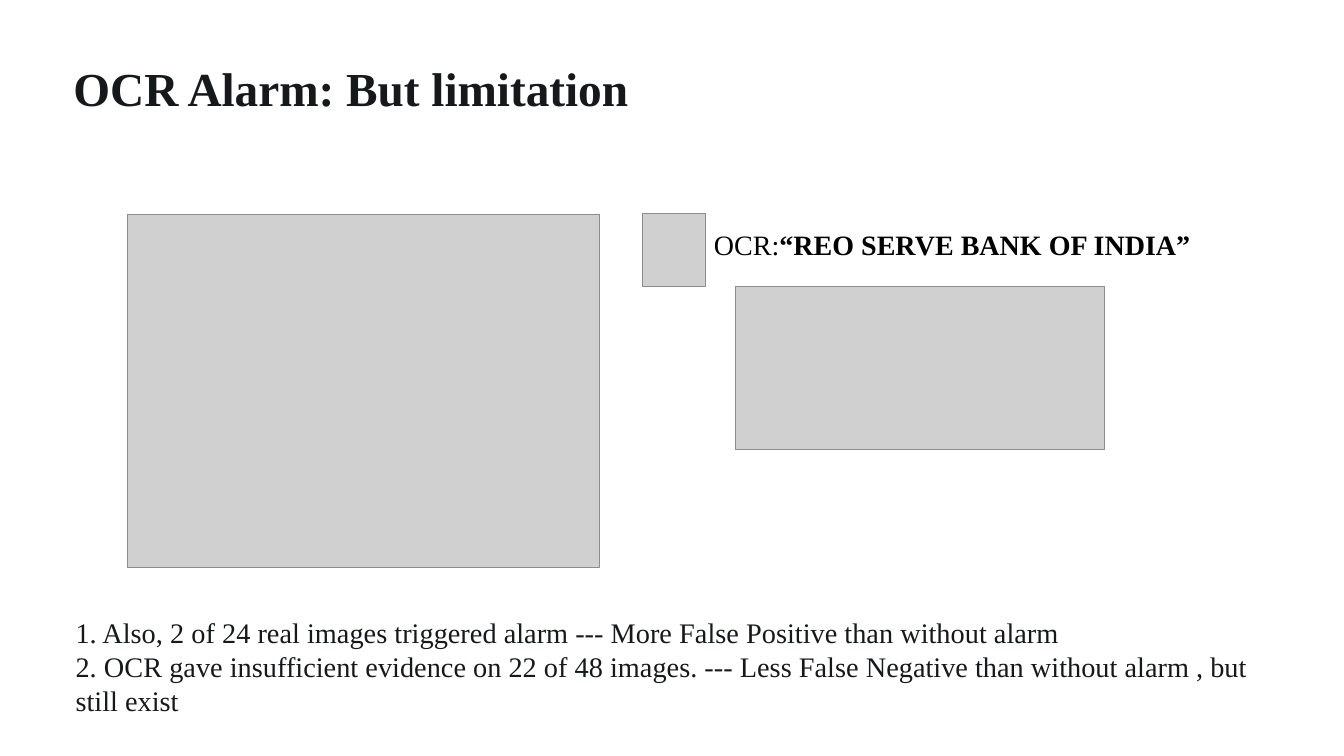
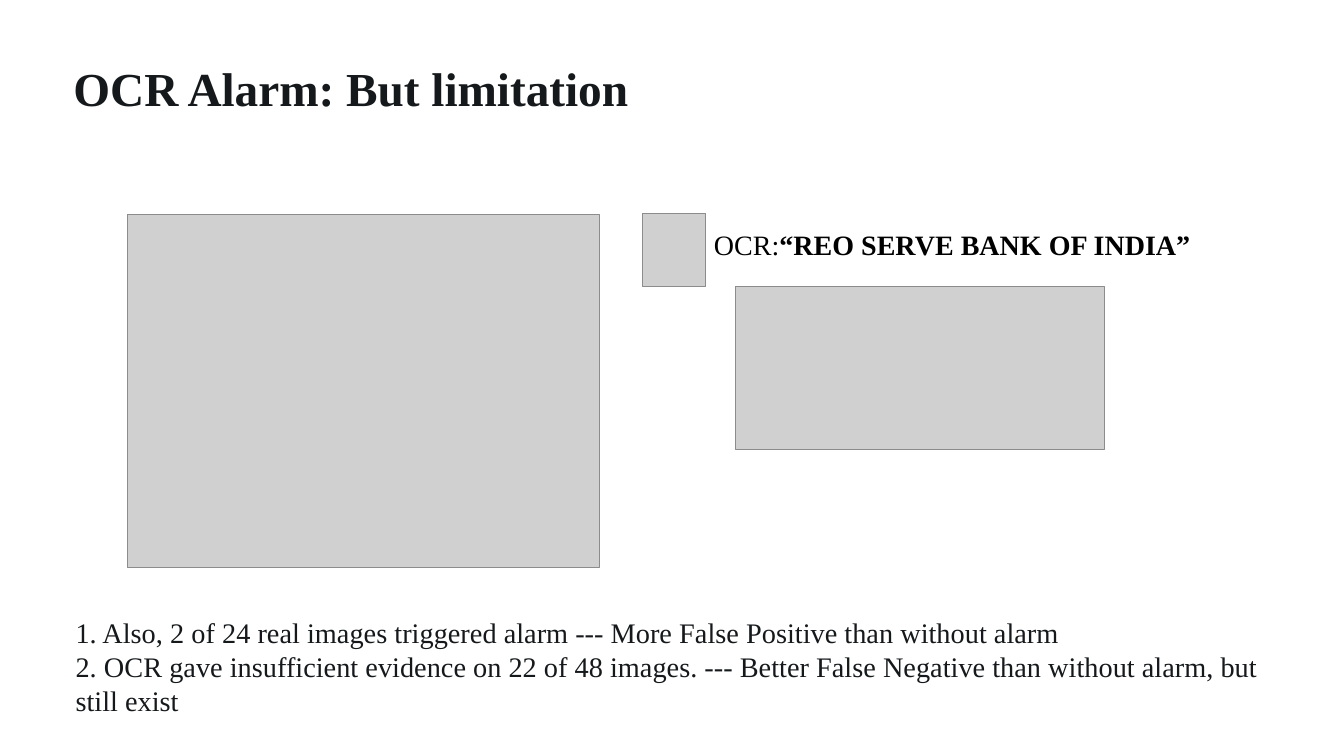
Before and after one commit to exileheadgrz/fakeBankNoteDetection, a slide deck: slide 9 of Banknote_Issuer_Review.pptx. Drawn at 1344x756 pixels with LibreOffice and Linux fonts; fonts in the diff are those of the drawing; grey boxes stand for pictures. Boxes give left, top, right and bottom in pixels: in the first picture for what was removed or moved away, otherwise in the second. Text is boxed around its words. In the diff, an @@ line names an element or a change of style, - is before the commit and + after.

```diff
--- a/Banknote_Issuer_Review.pptx
+++ b/Banknote_Issuer_Review.pptx
@@ text at (x1=76, y1=657, x2=1257, y2=712): text changed @@
-2. OCR gave insufficient evidence on 22 of 48 images. --- Less False Negative than without alarm , but still exist
+2. OCR gave insufficient evidence on 22 of 48 images. --- Better False Negative than without alarm, but still exist
```
Also in this commit, not shown: 4 other slides changed.
